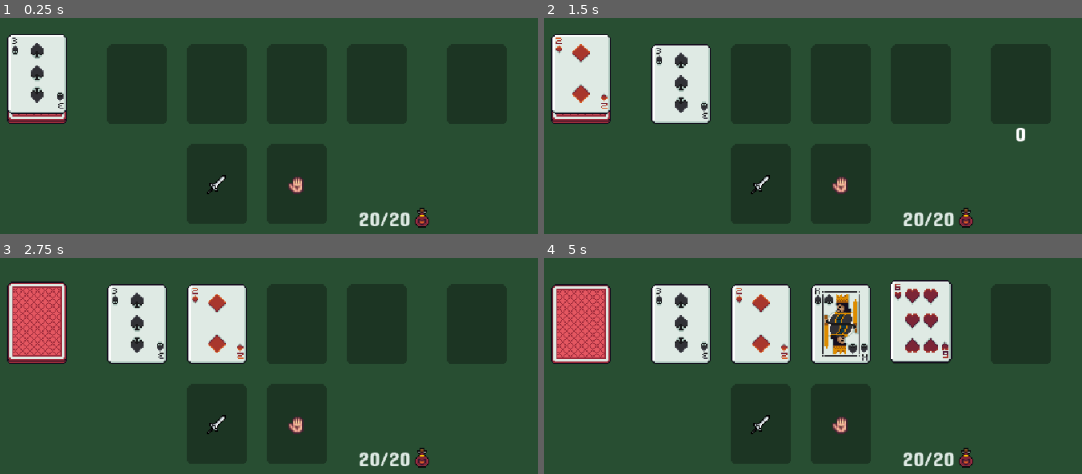
Above: before the commit, frames 1-4 (two rows, left to right).
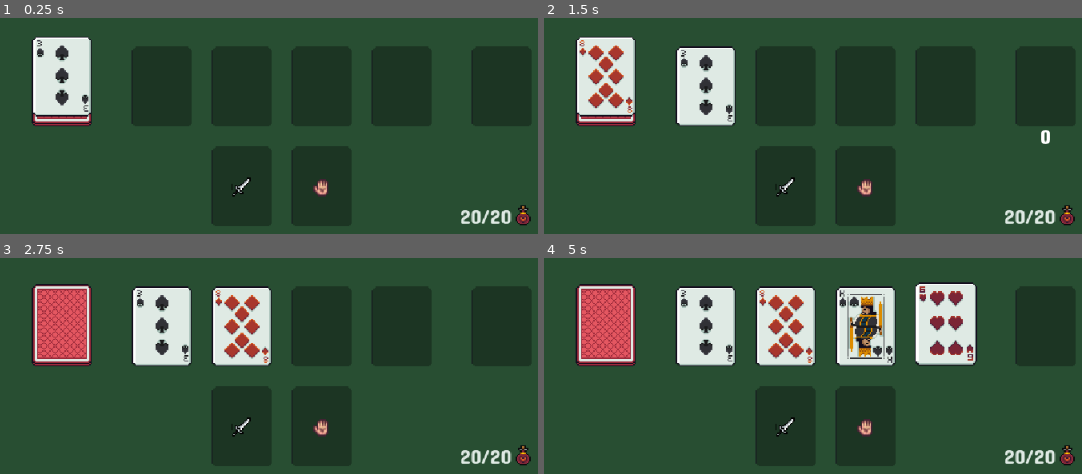
Above: after the commit, the same moments.

Repository: jrobchin/dungeon-drawer
Game: Godot game, scene res://scenes/main/main.tscn
The game is run twice, just before and just after one commit, with the same random seed, the same clock (stepped at 60 frames per second) and the same inputs.
Inputs (mouse positions are in pixels of both pictures, inside the frame that each line leads up to):
- Up to frame 1 (0.25 s): no input
- Up to frame 2 (1.5 s): tap Enter at 0.5 s; drag from (581, 78) to (1022, 78) at 0.52 s; drag from (1022, 78) to (581, 78) at 1.27 s
- Up to frame 3 (2.75 s): move the mouse to (134, 324) at 2.02 s; click (134, 324) at 2.17 s
- Up to frame 4 (5 s): tap Space at 2.75 s; drag from (759, 324) to (839, 424) at 2.77 s; drag from (608, 314) to (839, 424) at 3.52 s; tap Enter at 4.25 s; drag from (587, 342) to (839, 424) at 4.27 s

The runs differ from the first frame. In frame 1, 28% of the frame differs, in the area x 1-99%, y 7-98%; in frame 2, 30%; in frame 3, 31%; in frame 4, 35%, in the area x 1-99%, y 10-98%.

Commit message:
centering and animation!

Diff:
--- a/scenes/card/card.tscn
+++ b/scenes/card/card.tscn
@@ -9,7 +9,7 @@
 size = Vector2(44, 60)
 
 [sub_resource type="CircleShape2D" id="CircleShape2D_g65cd"]
-radius = 2.828427
+radius = 4.0
 
 [node name="CardNode" type="Node2D"]
 script = ExtResource("1_vtcvk")
--- a/scenes/deck/deck.gd
+++ b/scenes/deck/deck.gd
@@ -90,6 +90,19 @@
 	cards.append(card_node.card)
 	Debug.print_info("Added card %s: %s" % [self, card_node.card])
 
+	var tween := create_tween()
+
+	var target_position := global_position
+
+	tween.tween_property(
+		card_node,
+		"global_position",
+		target_position,
+		0.25,
+	).set_trans(Tween.TRANS_QUART).set_ease(Tween.EASE_IN)
+
+	await tween.finished
+
 	card_node.queue_free()
 
 	_cards_changed()
--- a/scenes/main/main.tscn
+++ b/scenes/main/main.tscn
@@ -38,8 +38,8 @@
 [node name="Main" type="Node" node_paths=PackedStringArray("debug_window")]
 script = ExtResource("1_m4h2d")
 debug_window = NodePath("DebugWindow")
-metadata/_edit_horizontal_guides_ = [180.0]
-metadata/_edit_vertical_guides_ = [300.0]
+metadata/_edit_horizontal_guides_ = [180.0, 226.0]
+metadata/_edit_vertical_guides_ = [520.0, 320.0]
 
 [node name="Screenshot" type="Node" parent="."]
 script = ExtResource("2_p8abn")
@@ -79,9 +79,10 @@
 size_flags_horizontal = 4
 mouse_filter = 2
 color = Color(0.15686275, 0.30588236, 0.19607843, 1)
+metadata/_edit_lock_ = true
 
 [node name="DrawDeck" parent="." instance=ExtResource("2_iuonh")]
-position = Vector2(124, 108)
+position = Vector2(144, 110)
 
 [node name="DeckPlaceholder" type="Sprite2D" parent="DrawDeck"]
 position = Vector2(0, 4)
@@ -91,7 +92,7 @@
 script = ExtResource("8_37hlw")
 
 [node name="DiscardDeck" parent="." instance=ExtResource("2_iuonh")]
-position = Vector2(476, 108)
+position = Vector2(496, 110)
 
 [node name="DeckPlaceholder" type="Sprite2D" parent="DiscardDeck"]
 position = Vector2(0, 4)
@@ -103,22 +104,22 @@
 [node name="CardMarkers" type="Node2D" parent="."]
 
 [node name="DeckMarker" type="Marker2D" parent="CardMarkers"]
-position = Vector2(124, 104)
+position = Vector2(144, 106)
 
 [node name="WeaponCardMarker" type="Marker2D" parent="CardMarkers"]
-position = Vector2(268, 192)
+position = Vector2(288, 194)
 
 [node name="HandPlaceholder" type="Marker2D" parent="CardMarkers"]
-position = Vector2(332, 192)
+position = Vector2(352, 194)
 
 [node name="DiscardMarker" type="Marker2D" parent="CardMarkers"]
-position = Vector2(476, 112)
+position = Vector2(496, 114)
 
 [node name="Room" parent="." instance=ExtResource("2_6q06x")]
-position = Vector2(300, 112)
+position = Vector2(320, 114)
 
 [node name="WeaponCardDrop" parent="." instance=ExtResource("4_hxu8e")]
-position = Vector2(268, 192)
+position = Vector2(288, 194)
 
 [node name="CollisionShape2D" type="CollisionShape2D" parent="WeaponCardDrop"]
 shape = SubResource("RectangleShape2D_6llfj")
@@ -129,7 +130,7 @@
 region_rect = Rect2(16, 16, 16, 16)
 
 [node name="HandCardDrop" parent="." instance=ExtResource("4_hxu8e")]
-position = Vector2(332, 192)
+position = Vector2(352, 194)
 
 [node name="CollisionShape2D" type="CollisionShape2D" parent="HandCardDrop"]
 shape = SubResource("RectangleShape2D_37hlw")
@@ -206,10 +207,10 @@
 
 [node name="Health" type="Control" parent="Gui"]
 anchors_preset = 0
-offset_left = 379.0
-offset_top = 210.0
-offset_right = 440.0
-offset_bottom = 230.0
+offset_left = 460.0
+offset_top = 208.0
+offset_right = 521.0
+offset_bottom = 228.0
 
 [node name="HealthLabel" type="Label" parent="Gui/Health"]
 layout_mode = 0
--- a/scenes/main/state_initializer.gd
+++ b/scenes/main/state_initializer.gd
@@ -66,10 +66,11 @@
 		Cards.Card.new(Cards.Suit.SPADES, Cards.Rank.TEN),
 		Cards.Card.new(Cards.Suit.SPADES, Cards.Rank.JACK),
 		Cards.Card.new(Cards.Suit.SPADES, Cards.Rank.QUEEN),
+		Cards.Card.new(Cards.Suit.DIAMONDS, Cards.Rank.TWO),
 		Cards.Card.new(Cards.Suit.SPADES, Cards.Rank.FOUR),
 		Cards.Card.new(Cards.Suit.HEARTS, Cards.Rank.SIX),
 		Cards.Card.new(Cards.Suit.SPADES, Cards.Rank.KING),
-		Cards.Card.new(Cards.Suit.DIAMONDS, Cards.Rank.TWO),
+		Cards.Card.new(Cards.Suit.DIAMONDS, Cards.Rank.EIGHT),
 		Cards.Card.new(Cards.Suit.SPADES, Cards.Rank.THREE),
 	]
 
